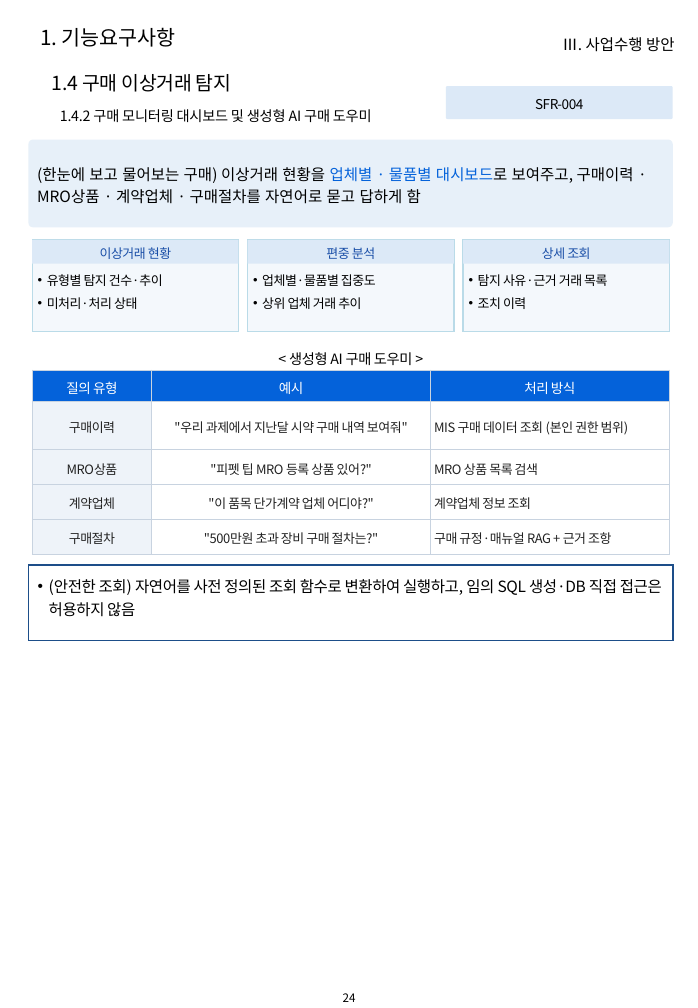
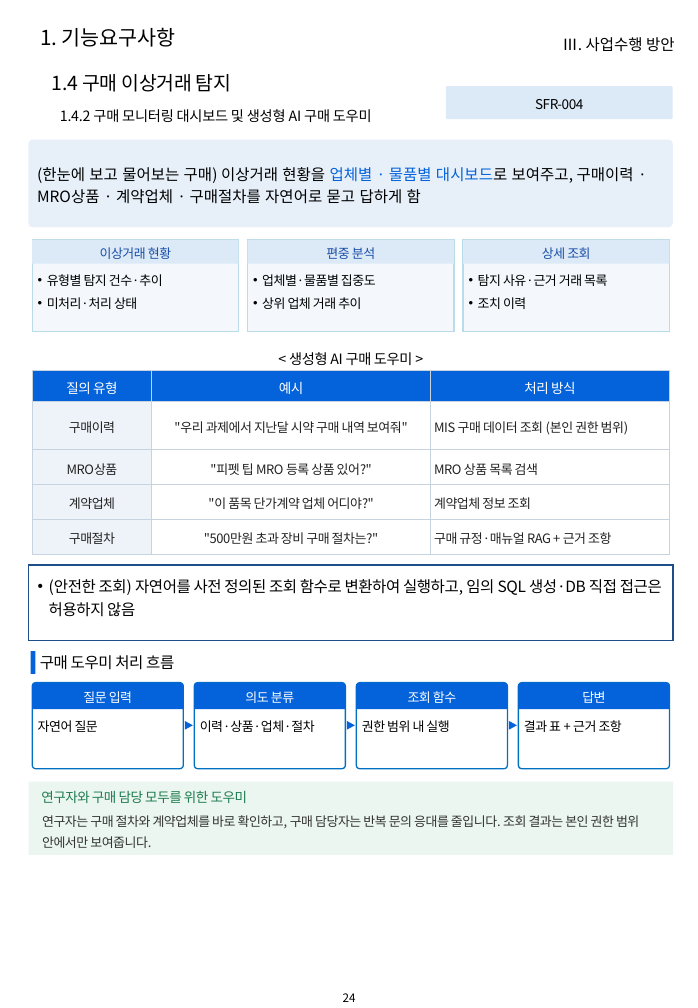
Before and after one commit to hwangsteeve-tech/hbjw, a slide deck: slide 24 of proposals/2026-08_kribb-ai-platform/kribb_proposal.pptx. Drawn at 698x1008 pixels with LibreOffice and Linux fonts; fonts in the diff are those of the drawing; background and template pictures are left out. Boxes give left, top, right and bottom in pixels: in the first picture for what was removed or moved away, otherwise in the second. Text is boxed around its words. In the diff, an @@ line names an element or a change of style, - is before the commit and + after.

```diff
--- a/proposals/2026-08_kribb-ai-platform/kribb_proposal.pptx
+++ b/proposals/2026-08_kribb-ai-platform/kribb_proposal.pptx
@@ rectangle added at (x1=31, y1=651, x2=35, y2=674), fill #0462DA @@
@@ text added at (x1=40, y1=655, x2=174, y2=670), 12 pt, text #000000 @@
+구매 도우미 처리 흐름
@@ rounded rectangle added at (x1=33, y1=683, x2=183, y2=770), fill #FFFFFF, outline #0070C0 1 pt @@
@@ round same rect added at (x1=33, y1=683, x2=183, y2=709), fill #0462DA, 10 pt, text #FFFFFF @@
+질문 입력
@@ rounded rectangle added at (x1=195, y1=683, x2=345, y2=770), fill #FFFFFF, outline #0070C0 1 pt @@
@@ round same rect added at (x1=195, y1=683, x2=345, y2=709), fill #0462DA, 10 pt, text #FFFFFF @@
+의도 분류
@@ rounded rectangle added at (x1=356, y1=683, x2=507, y2=770), fill #FFFFFF, outline #0070C0 1 pt @@
@@ round same rect added at (x1=356, y1=683, x2=507, y2=709), fill #0462DA, 10 pt, text #FFFFFF @@
+조회 함수
@@ rounded rectangle added at (x1=518, y1=683, x2=669, y2=770), fill #FFFFFF, outline #0070C0 1 pt @@
@@ round same rect added at (x1=518, y1=683, x2=669, y2=709), fill #0462DA, 10 pt, text #FFFFFF @@
+답변
@@ text added at (x1=38, y1=720, x2=98, y2=732), 10 pt, text #000000 @@
+자연어 질문
@@ triangle added at (x1=184, y1=721, x2=193, y2=730), fill #0462DA @@
@@ text added at (x1=200, y1=720, x2=315, y2=732), 10 pt, text #000000 @@
+이력·상품·업체·절차
@@ triangle added at (x1=346, y1=721, x2=355, y2=730), fill #0462DA @@
@@ text added at (x1=362, y1=720, x2=449, y2=732), 10 pt, text #000000 @@
+권한 범위 내 실행
@@ triangle added at (x1=508, y1=721, x2=517, y2=730), fill #0462DA @@
@@ text added at (x1=524, y1=720, x2=622, y2=732), 10 pt, text #000000 @@
+결과 표 + 근거 조항
@@ rectangle added at (x1=29, y1=782, x2=674, y2=855), fill #EAF6EF @@
@@ text added at (x1=41, y1=791, x2=247, y2=803), 10.5 pt, text #1E7B4F @@
+연구자와 구매 담당 모두를 위한 도우미
@@ text added at (x1=42, y1=815, x2=639, y2=848), 10 pt, text #333333 @@
+연구자는 구매 절차와 계약업체를 바로 확인하고, 구매 담당자는 반복 문의 응대를 줄입니다. 조회 결과는 본인 권한 범위 안에서만 보여줍니다.
```
Also in this commit, not shown: 33 other slides changed, 5 other files.
